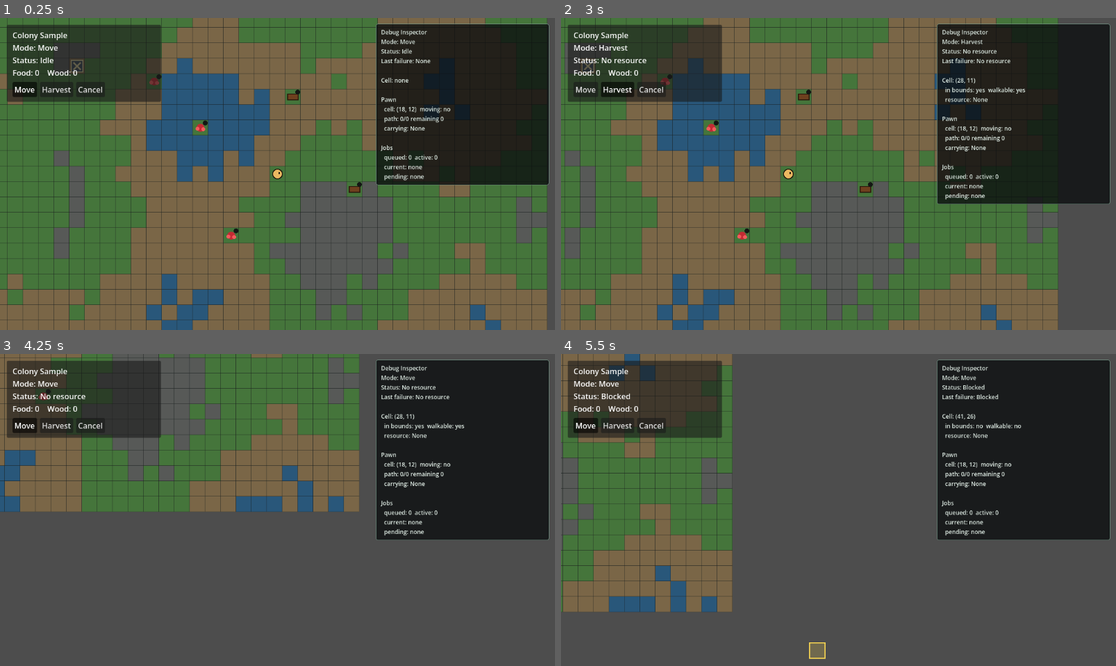
Above: before the commit, frames 1-4 (two rows, left to right).
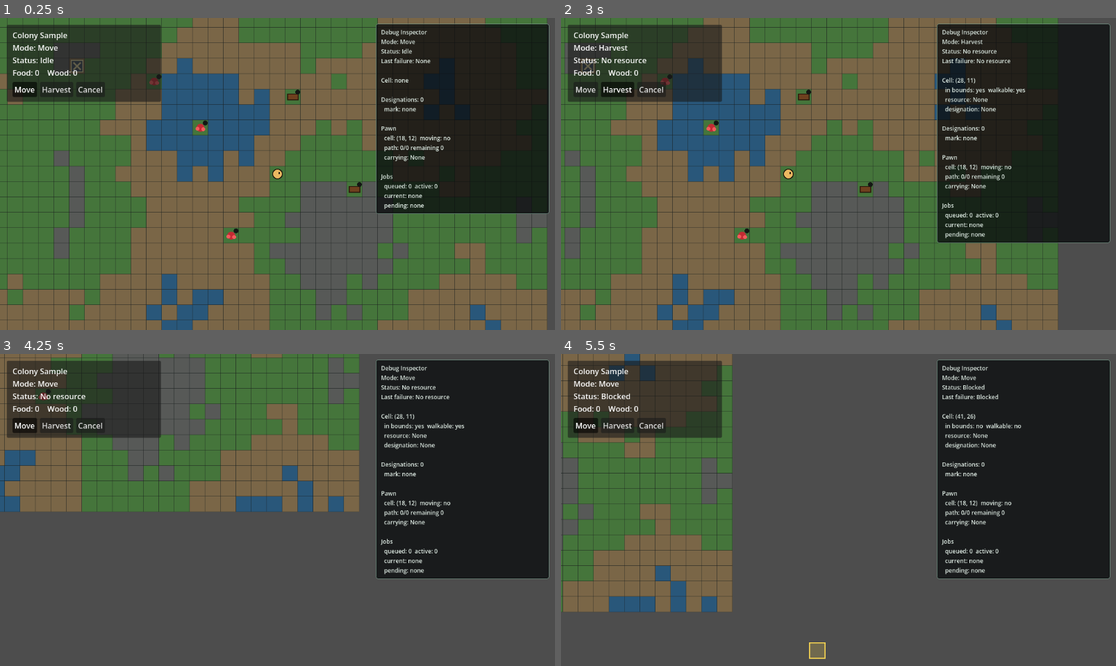
Above: after the commit, the same moments.

Repository: KUAKUAandFAFA/rimworld-like
Game: Godot game, scene res://scenes/main.tscn
Two runs of this game, one before a commit and one after it. Both use one fixed random seed, a clock stepped at 60 frames per second and the inputs below.
Inputs (mouse positions are in pixels of both pictures, inside the frame that each line leads up to):
- Up to frame 1 (0.25 s): no input
- Up to frame 2 (3 s): click "Harvest" at 0.5 s; click "Move" at 1.25 s; click "Cancel" at 2 s; tap Enter at 2.75 s; move the mouse to (960, 158) at 2.77 s; hold D from 2.78 s (still down); tap 2 (command_mode_harvest) at 2.85 s; click (960, 158) at 2.92 s
- Up to frame 3 (4.25 s): move the mouse to (166, 525) at 3.52 s; release D at 3.53 s; hold S from 3.53 s (still down); tap 1 (command_mode_move) at 3.6 s
- Up to frame 4 (5.5 s): move the mouse to (894, 441) at 4.27 s; release S at 4.28 s; hold D 4.28-5.03 s; tap 2 (command_mode_harvest) at 4.35 s; move the mouse to (810, 572) at 5.02 s; hold W from 5.03 s (still down); tap 1 (command_mode_move) at 5.1 s; click (810, 572) at 5.17 s

The runs differ from the first frame. In frame 1, 3.7% of the frame differs, in the area x 67-99%, y 25-63%; in frame 2, 4.7%, in the area x 67-99%, y 28-73%; in frame 3, 4.7%; in frame 4, 4.7%.

Commit message:
G06 add designation core

Diff:
--- a/scenes/main.tscn
+++ b/scenes/main.tscn
@@ -11,11 +11,15 @@
 [ext_resource type="Script" path="res://scripts/data/definition_registry.gd" id="9_definition_registry"]
 [ext_resource type="Script" path="res://scripts/debug/debug_inspector.gd" id="10_debug_inspector"]
 [ext_resource type="Script" path="res://scripts/app/command_mode_model.gd" id="11_command_mode"]
+[ext_resource type="Script" path="res://scripts/designations/designation_system.gd" id="12_designation_system"]
 
 [node name="Main" type="Node2D" unique_id=1362121018]
 script = ExtResource("1_game_root")
 
 [node name="WorldGrid" parent="." unique_id=468506198 instance=ExtResource("2_world_grid")]
+
+[node name="DesignationSystem" type="Node2D" parent="."]
+script = ExtResource("12_designation_system")
 
 [node name="Pawn" parent="." unique_id=627632176 instance=ExtResource("3_pawn")]
 
--- a/scripts/app/game_root.gd
+++ b/scripts/app/game_root.gd
@@ -7,6 +7,7 @@
 @export var camera_speed := 520.0
 
 @onready var grid: WorldGrid = $WorldGrid
+@onready var designation_system: DesignationSystem = $DesignationSystem
 @onready var pawn: Pawn = $Pawn
 @onready var definition_registry: DefinitionRegistry = $DefinitionRegistry
 @onready var command_mode_model: CommandModeModel = $CommandModeModel
@@ -30,6 +31,7 @@
 		definition_registry.load_all()
 	grid.configure_definitions(definition_registry)
 	grid.generate_map()
+	designation_system.configure(grid)
 	input_controller.configure(grid)
 	harvest_job_driver.configure(grid, pawn, stockpile, job_queue)
 
@@ -64,6 +66,8 @@
 		hud.command_mode_requested.connect(_on_command_mode_requested)
 	if not command_mode_model.mode_changed.is_connected(_on_command_mode_changed):
 		command_mode_model.mode_changed.connect(_on_command_mode_changed)
+	if not designation_system.designations_changed.is_connected(_on_designations_changed):
+		designation_system.designations_changed.connect(_on_designations_changed)
 	if not pawn.arrived.is_connected(_on_pawn_arrived):
 		pawn.arrived.connect(_on_pawn_arrived)
 	if not harvest_job_driver.status_changed.is_connected(_set_status):
@@ -116,15 +120,17 @@
 
 
 func _handle_harvest_command(target_cell: Vector2i) -> void:
-	if harvest_job_driver.is_busy():
-		_set_failure_status("Pawn busy")
-		return
-
 	if not grid.has_resource(target_cell):
 		_set_failure_status("No resource")
 		return
 
-	_queue_harvest_job(target_cell)
+	if designation_system.has_designation(target_cell, DesignationSystem.TYPE_HARVEST):
+		_set_failure_status("Already marked")
+		return
+
+	designation_system.add_designation(DesignationSystem.TYPE_HARVEST, target_cell)
+	_clear_last_failure()
+	_set_status("Harvest marked")
 
 
 func _handle_cancel_command(_target_cell: Vector2i) -> void:
@@ -192,6 +198,10 @@
 
 func _on_stockpile_changed(_snapshot: Dictionary) -> void:
 	_update_hud()
+
+
+func _on_designations_changed() -> void:
+	_update_debug_inspector()
 
 
 func _on_camera_pan_requested(direction: Vector2, delta: float) -> void:
@@ -246,6 +256,7 @@
 		"last_failure": _last_failure_reason,
 		"command_mode": command_mode_model.get_mode_label(),
 		"selected_cell": _selected_cell_debug_snapshot(),
+		"designations": designation_system.get_debug_snapshot(),
 		"pawn": pawn.get_debug_snapshot(),
 		"jobs": job_queue.get_debug_snapshot(),
 	})
@@ -264,12 +275,14 @@
 		}
 
 	var resource := grid.get_resource_at(_selected_cell)
+	var designation := designation_system.get_designation_at(_selected_cell)
 	return {
 		"has_selection": true,
 		"cell": _selected_cell,
 		"in_bounds": grid.is_cell_in_bounds(_selected_cell),
 		"walkable": grid.is_cell_walkable(_selected_cell),
 		"resource": _resource_debug_text(resource),
+		"designation": _designation_debug_text(designation),
 	}
 
 
@@ -283,6 +296,13 @@
 		return "Invalid x%d" % amount
 
 	return "%s x%d" % [item_def.label(), amount]
+
+
+func _designation_debug_text(designation: Designation) -> String:
+	if designation == null:
+		return "None"
+
+	return designation.display_label()
 
 
 func _find_spawn_cell() -> Vector2i:
--- a/scripts/debug/debug_inspector.gd
+++ b/scripts/debug/debug_inspector.gd
@@ -2,7 +2,7 @@
 extends CanvasLayer
 
 const PANEL_WIDTH := 360.0
-const PANEL_HEIGHT := 300.0
+const PANEL_HEIGHT := 340.0
 const PANEL_MARGIN := 12.0
 
 @export var visible_by_default := true
@@ -97,6 +97,7 @@
 	lines.append("Last failure: %s" % String(_snapshot.get("last_failure", "None")))
 	lines.append("")
 	_append_selected_cell(lines)
+	_append_designations(lines)
 	_append_pawn(lines)
 	_append_jobs(lines)
 	return lines
@@ -115,6 +116,14 @@
 		_yes_no(bool(selected.get("walkable", false))),
 	])
 	lines.append("  resource: %s" % String(selected.get("resource", "None")))
+	lines.append("  designation: %s" % String(selected.get("designation", "None")))
+
+
+func _append_designations(lines: PackedStringArray) -> void:
+	var designations: Dictionary = _snapshot.get("designations", {})
+	lines.append("")
+	lines.append("Designations: %d" % int(designations.get("count", 0)))
+	_append_named_lines(lines, "  mark", designations.get("designations", PackedStringArray()))
 
 
 func _append_pawn(lines: PackedStringArray) -> void:
@@ -142,16 +151,16 @@
 		int(jobs.get("queued_count", 0)),
 		int(jobs.get("active_count", 0)),
 	])
-	_append_job_lines(lines, "  current", jobs.get("active_jobs", PackedStringArray()))
-	_append_job_lines(lines, "  pending", jobs.get("queued_jobs", PackedStringArray()))
+	_append_named_lines(lines, "  current", jobs.get("active_jobs", PackedStringArray()))
+	_append_named_lines(lines, "  pending", jobs.get("queued_jobs", PackedStringArray()))
 
 
-func _append_job_lines(lines: PackedStringArray, label: String, job_lines: Variant) -> void:
-	if job_lines.is_empty():
+func _append_named_lines(lines: PackedStringArray, label: String, values: Variant) -> void:
+	if values.is_empty():
 		lines.append("%s: none" % label)
 		return
 
-	for line in job_lines:
+	for line in values:
 		lines.append("%s: %s" % [label, String(line)])
 
 
--- /dev/null
+++ b/scripts/designations/designation.gd
@@ -0,0 +1,27 @@
+class_name Designation
+extends RefCounted
+
+var designation_type := ""
+var target_cell := Vector2i.ZERO
+var label := ""
+
+
+func _init(new_type: String = "", new_target_cell: Vector2i = Vector2i.ZERO, new_label: String = "") -> void:
+	designation_type = new_type
+	target_cell = new_target_cell
+	label = new_label
+
+
+func display_label() -> String:
+	if label != "":
+		return label
+
+	return designation_type.capitalize()
+
+
+func debug_summary() -> String:
+	return "%s at (%d, %d)" % [
+		display_label(),
+		target_cell.x,
+		target_cell.y,
+	]
--- /dev/null
+++ b/scripts/designations/designation_system.gd
@@ -0,0 +1,119 @@
+class_name DesignationSystem
+extends Node2D
+
+signal designation_added(designation: Designation)
+signal designation_removed(designation: Designation)
+signal designations_changed
+
+const TYPE_HARVEST := "harvest"
+const TYPE_LABELS := {
+	TYPE_HARVEST: "Harvest",
+}
+
+var grid: WorldGrid
+var cell_size := 32
+
+var _designations_by_cell: Dictionary = {}
+
+
+func configure(new_grid: WorldGrid) -> void:
+	grid = new_grid
+	if grid != null:
+		cell_size = grid.cell_size
+
+	queue_redraw()
+
+
+func add_designation(designation_type: String, target_cell: Vector2i) -> Designation:
+	if designation_type == "":
+		push_warning("DesignationSystem: ignored empty designation type")
+		return null
+
+	if has_designation(target_cell, designation_type):
+		return get_designation_at(target_cell)
+
+	var designation := Designation.new(designation_type, target_cell, get_designation_label(designation_type))
+	_designations_by_cell[target_cell] = designation
+	designation_added.emit(designation)
+	designations_changed.emit()
+	queue_redraw()
+	return designation
+
+
+func remove_designation(target_cell: Vector2i) -> bool:
+	var designation := get_designation_at(target_cell)
+	if designation == null:
+		return false
+
+	_designations_by_cell.erase(target_cell)
+	designation_removed.emit(designation)
+	designations_changed.emit()
+	queue_redraw()
+	return true
+
+
+func has_designation(target_cell: Vector2i, designation_type: String = "") -> bool:
+	var designation := get_designation_at(target_cell)
+	if designation == null:
+		return false
+
+	return designation_type == "" or designation.designation_type == designation_type
+
+
+func get_designation_at(target_cell: Vector2i) -> Designation:
+	return _designations_by_cell.get(target_cell, null) as Designation
+
+
+func get_designations() -> Array[Designation]:
+	var designations: Array[Designation] = []
+	for raw_designation in _designations_by_cell.values():
+		var designation := raw_designation as Designation
+		if designation != null:
+			designations.append(designation)
+
+	return designations
+
+
+func get_designation_count() -> int:
+	return _designations_by_cell.size()
+
+
+func get_designation_label(designation_type: String) -> String:
+	return String(TYPE_LABELS.get(designation_type, designation_type.capitalize()))
+
+
+func get_debug_snapshot() -> Dictionary:
+	var lines := PackedStringArray()
+	for designation in get_designations():
+		lines.append(designation.debug_summary())
+
+	return {
+		"count": get_designation_count(),
+		"designations": lines,
+	}
+
+
+func _draw() -> void:
+	for designation in get_designations():
+		_draw_designation(designation)
+
+
+func _draw_designation(designation: Designation) -> void:
+	var rect := Rect2(
+		Vector2(designation.target_cell.x * cell_size, designation.target_cell.y * cell_size),
+		Vector2(cell_size, cell_size)
+	)
+	var color := _designation_color(designation.designation_type)
+
+	draw_rect(rect.grow(-3.0), Color(color.r, color.g, color.b, 0.22))
+	draw_rect(rect.grow(-3.0), color, false, 2.0)
+	draw_line(rect.position + Vector2(6.0, 6.0), rect.end - Vector2(6.0, 6.0), color, 2.0, true)
+	draw_line(Vector2(rect.end.x - 6.0, rect.position.y + 6.0), Vector2(rect.position.x + 6.0, rect.end.y - 6.0), color, 2.0, true)
+
+
+func _designation_color(designation_type: String) -> Color:
+	match designation_type:
+		TYPE_HARVEST:
+			return Color(0.95, 0.72, 0.22)
+		_:
+			return Color(0.72, 0.82, 0.95)
Not shown: 1 places in scenes/main.tscn that only renumber resources
Not shown, added: scripts/designations/designation.gd.uid
Not shown, added: scripts/designations/designation_system.gd.uid
